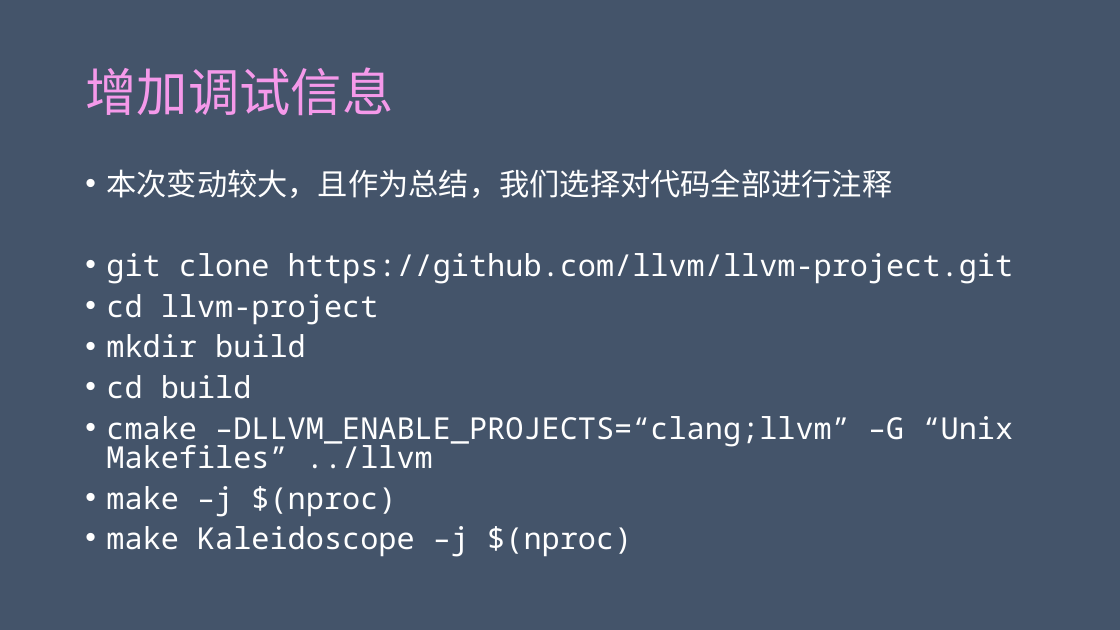
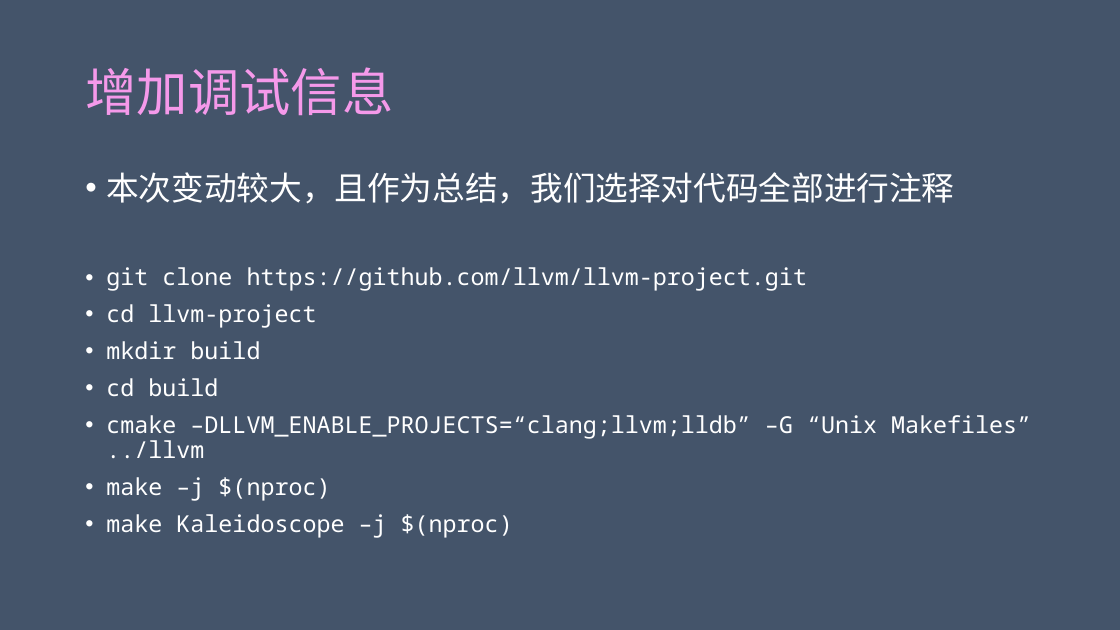
Before and after one commit to achieveartificialintelligence/download, a slide deck: slide 2 of Kaleidoscope/Ch9/Kaleidoscope.pptx. Drawn at 1120x630 pixels with LibreOffice and Linux fonts; fonts in the diff are those of the drawing. Boxes give left, top, right and bottom in pixels: in the first picture for what was removed or moved away, otherwise in the second. Text is boxed around its words. In the diff, an @@ line names an element or a change of style, - is before the commit and + after.

```diff
--- a/Kaleidoscope/Ch9/Kaleidoscope.pptx
+++ b/Kaleidoscope/Ch9/Kaleidoscope.pptx
@@ text at (106,172,954,538): size 25.9 to 28 pt in "本次变动较大，且作为总结，我们选择对代码全部进行注释"; size 25.9 to 20 pt in "git clone https://github.com/llvm/llvm-project.git", "cd llvm-project", "mkdir build", "cd build" and 2 more places; line spacing 0.8 to 0.9 @@
@@ text at (106,415,1031,458): text changed; size 25.9 to 20 pt @@
-• cmake –DLLVM_ENABLE_PROJECTS=“clang;llvm” –G “Unix Makefiles” ../llvm
+• cmake –DLLVM_ENABLE_PROJECTS=“clang;llvm;lldb” –G “Unix Makefiles” ../llvm
```
Also in this commit, not shown: 1 slide added, 1 other file.
